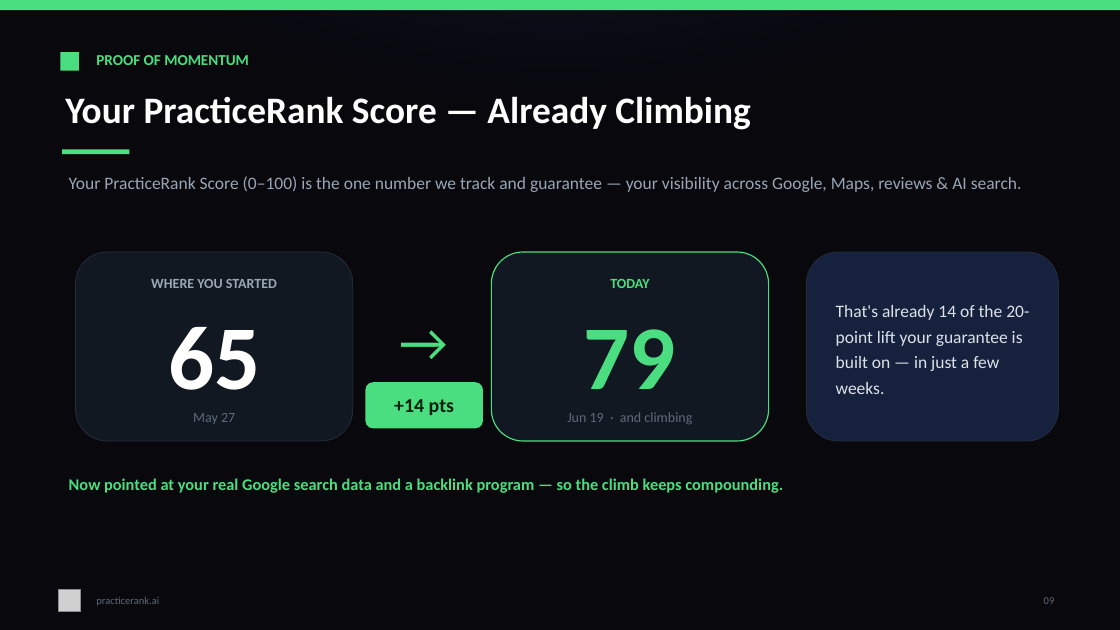
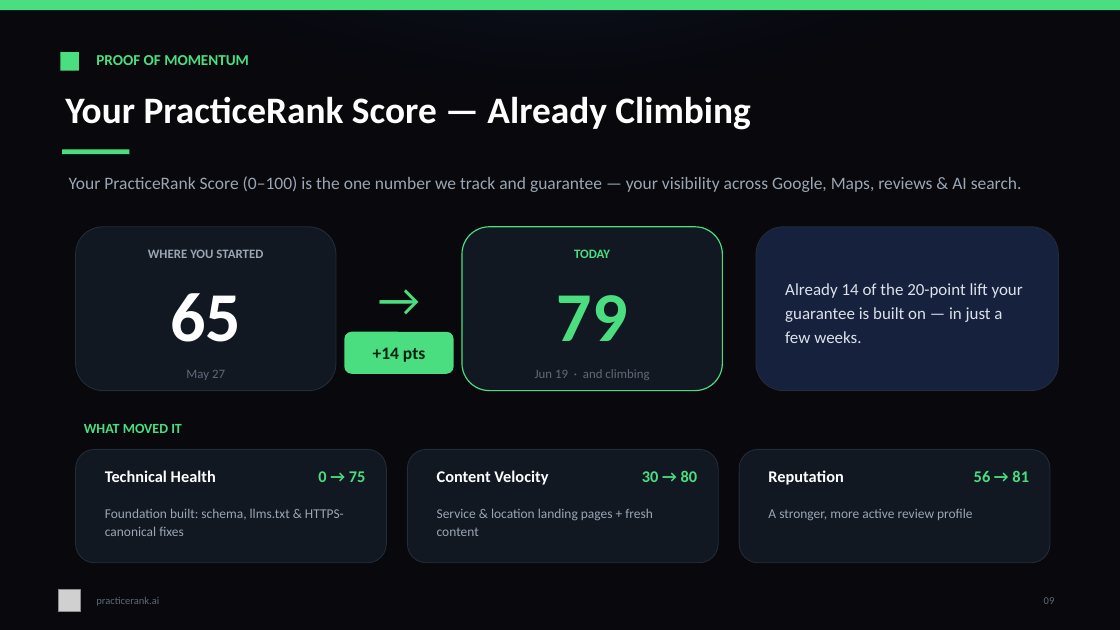
Before and after one commit to sathvik-vadlakunta/inCentivee, a slide deck: slide 9 of deliverables/PracticeRank-SEO-Strategy-Paradigm-Experts.pptx. Drawn at 1120x630 pixels with LibreOffice and Linux fonts; fonts in the diff are those of the drawing; grey boxes stand for pictures. Boxes give left, top, right and bottom in pixels: in the first picture for what was removed or moved away, otherwise in the second. Text is boxed around its words. In the diff, an @@ line names an element or a change of style, - is before the commit and + after.

Commit message:
deck: explain WHY the score climbed — real component drivers on the score slide
Added a 'What moved it' breakdown to the PracticeRank Score slide using the
real component deltas: Technical Health 0->75 (foundation: schema/llms.txt/
HTTPS), Content Velocity 30->80 (service & location pages + content),
Reputation 56->81 (review profile). Ties the +14 directly to the work we did.

```diff
--- a/deliverables/PracticeRank-SEO-Strategy-Paradigm-Experts.pptx
+++ b/deliverables/PracticeRank-SEO-Strategy-Paradigm-Experts.pptx
@@ rounded rectangle: place and size @@
-rounded rectangle at (76,252,353,441)
+rounded rectangle at (76,227,336,391)
@@ rounded rectangle: place and size @@
-rounded rectangle at (492,252,769,441)
+rounded rectangle at (462,227,723,391)
@@ rounded rectangle: place and size @@
-rounded rectangle at (807,252,1059,441)
+rounded rectangle at (756,227,1059,391)
@@ text "WHERE YOU STARTED": place and size @@
-text "WHERE YOU STARTED" at (151,279,277,288)
+text "WHERE YOU STARTED" at (148,249,263,258)
@@ text "65": place and size @@
-text "65" at (168,327,260,390)
+text "65" at (170,293,241,342)
@@ text "65" at (170,293,241,342): size 78 to 60 pt @@
@@ text "→": place and size @@
-text "→" at (361,298,487,382)
+text "→" at (344,256,454,340)
@@ text "→" at (344,256,454,340): size 46 to 40 pt @@
@@ text "79" at (557,295,628,341): size 78 to 60 pt @@
@@ text "TODAY": place and size @@
-text "TODAY" at (610,279,649,288)
+text "TODAY" at (574,249,610,258)
@@ text "79": place and size @@
-text "79" at (584,329,676,389)
+text "79" at (557,295,628,341)
@@ text at (785,283,1023,343): text changed; size 15 to 14.5 pt @@
-That's already 14 of the 20-point lift your guarantee is built on — in just a few weeks.
+Already 14 of the 20-point lift your guarantee is built on — in just a few weeks.
@@ text "+14 pts": place and size @@
-text "+14 pts" at (394,399,454,415)
+text "+14 pts" at (373,347,425,362)
@@ text "+14 pts" at (373,347,425,362): size 17 to 15 pt @@
@@ rounded rectangle: place and size @@
-rounded rectangle at (365,382,483,429)
+rounded rectangle at (344,332,454,374)
@@ text "May 27": place and size @@
-text "May 27" at (193,413,235,424)
+text "May 27" at (186,370,225,380)
@@ size 12 to 11 pt in 4 elements at (148,249,263,258), (186,370,225,380), (574,249,610,258), (535,369,649,380) @@
@@ text "Jun 19 · and climbing": place and size @@
-text "Jun 19 · and climbing" at (567,412,692,424)
+text "Jun 19 · and climbing" at (535,369,649,380)
@@ text added at (84,424,182,433), 12 pt, text #4ADE80, bold @@
+WHAT MOVED IT
@@ text removed at (69,478,783,493) @@
-Now pointed at your real Google search data and a backlink program — so the climb keeps compounding.
@@ rounded rectangle added at (76,450,386,563), fill #121822, outline #232C39 0.75 pt @@
@@ text added at (105,470,216,482), 14 pt, text #FFFFFF, bold @@
+Technical Health
@@ text added at (318,471,366,482), 14 pt, text #4ADE80, bold @@
+0 → 75
@@ rounded rectangle added at (408,450,718,563), fill #121822, outline #232C39 0.75 pt @@
@@ text added at (437,470,548,485), 14 pt, text #FFFFFF, bold @@
+Content Velocity
@@ text added at (642,470,698,482), 14 pt, text #4ADE80, bold @@
+30 → 80
@@ rounded rectangle added at (739,450,1050,563), fill #121822, outline #232C39 0.75 pt @@
@@ text added at (768,470,843,485), 14 pt, text #FFFFFF, bold @@
+Reputation
@@ text added at (974,470,1029,482), 14 pt, text #4ADE80, bold @@
+56 → 81
@@ text added at (105,508,344,536), 11.5 pt, text #9AA6B4 @@
+Foundation built: schema, llms.txt & HTTPS-canonical fixes
@@ text added at (437,508,653,536), 11.5 pt, text #9AA6B4 @@
+Service & location landing pages + fresh content
@@ text added at (768,508,972,520), 11.5 pt, text #9AA6B4 @@
+A stronger, more active review profile
```
Also in this commit, not shown: 1 other file.
